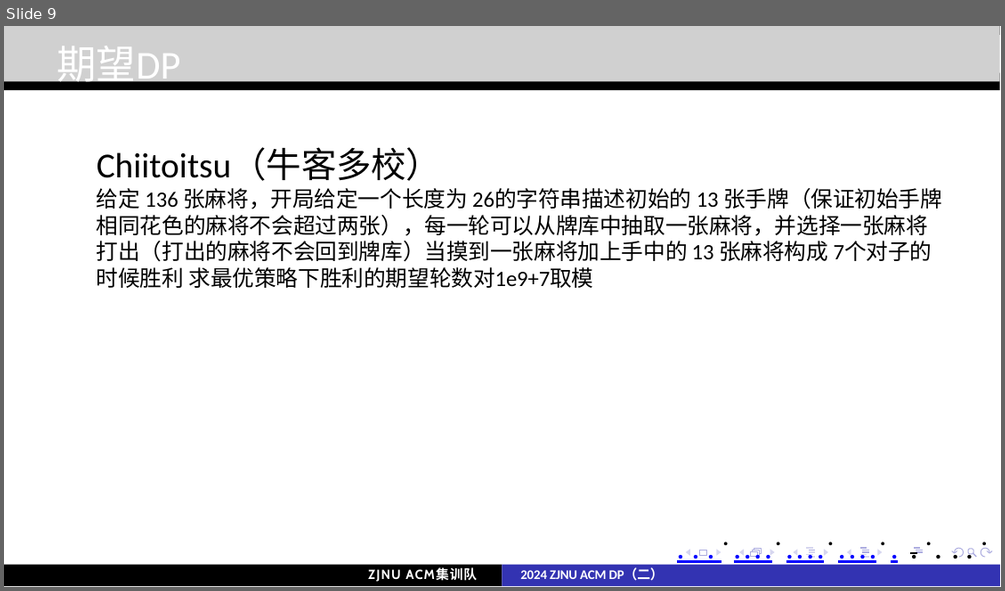
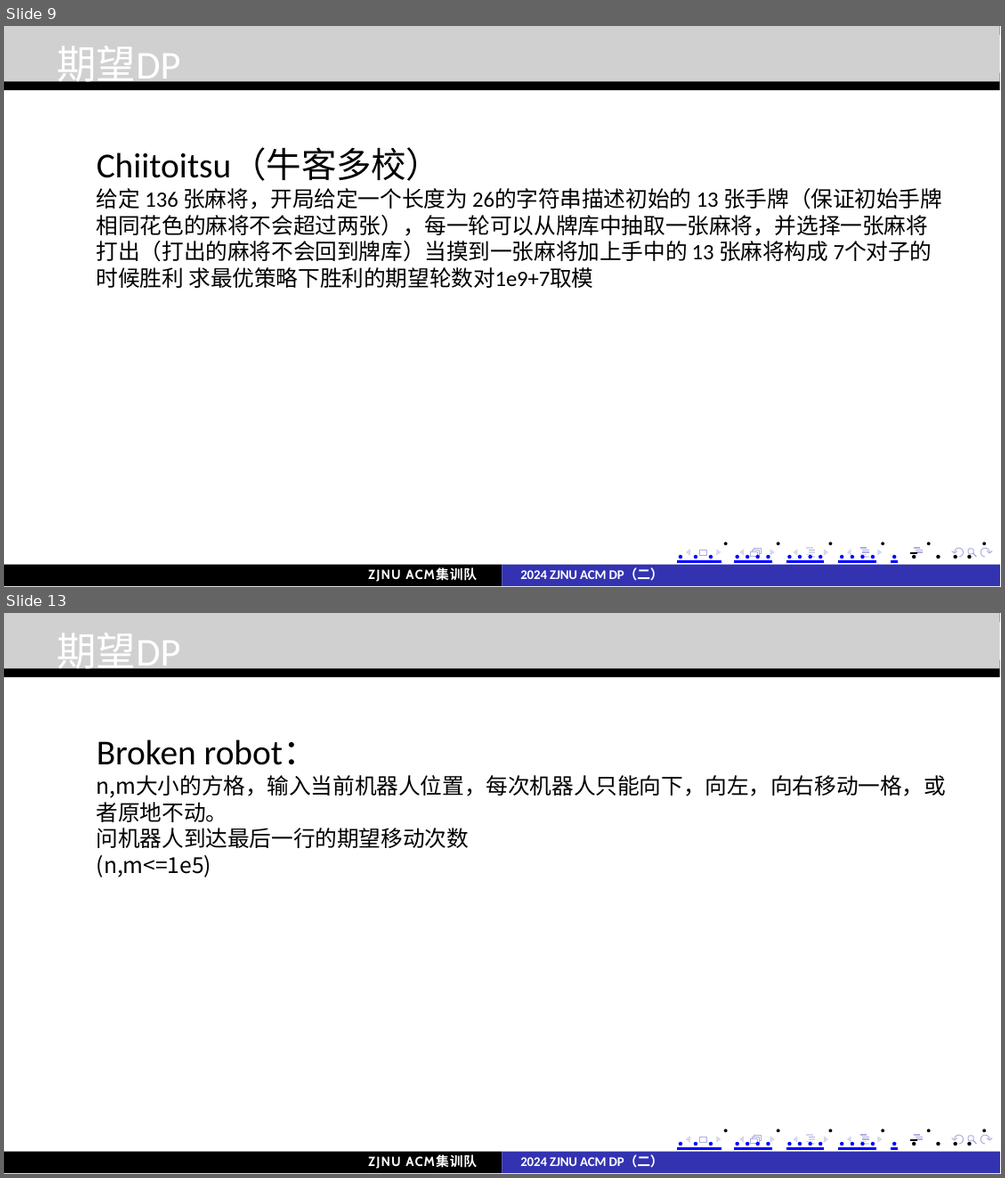
Before and after one commit to john1234567891011121314/moban, a slide deck: acm/讲课·dp/DP（二）.pptx. Shown one above the other, each under a label of ours: slide 9 before the commit, slides 9 and 13 after it; the slides between them are not shown. The pictures are 1005x591 and 1005x1178 pixels, drawn with LibreOffice and Linux fonts; fonts in the diff are those of the drawing; grey boxes stand for pictures. Boxes give left, top, right and bottom in pixels: in the first picture for what was removed or moved away, otherwise in the second. Text is boxed around its words. In the diff, an @@ line names an element or a change of style, - is before the commit and + after.

```diff
--- a/acm/讲课·dp/DP（二）.pptx
+++ b/acm/讲课·dp/DP（二）.pptx
@@ slide 13 added at (x1=4, y1=613, x2=1001, y2=1174), background #FFFFFF; not listed: 30 template elements that a slide beside it also shows @@
@@ picture added at (x1=4, y1=613, x2=999, y2=668) @@
@@ text added at (x1=57, y1=633, x2=180, y2=675), 18 pt, text #FFFFFF @@
+期望DP
@@ text added at (x1=97, y1=739, x2=946, y2=877), 10 pt, text #000000 @@
+Broken robot：
+n,m大小的方格，输入当前机器人位置，每次机器人只能向下，向左，向右移动一格，或者原地不动。
+问机器人到达最后一行的期望移动次数
+(n,m<=1e5)
@@ freeform shape added at (x1=4, y1=1151, x2=502, y2=1174), fill #000000 @@
@@ text added at (x1=368, y1=1154, x2=477, y2=1168), 6 pt, text #FFFFFF, bold @@
+ZJNU ACM集训队
@@ freeform shape added at (x1=502, y1=1151, x2=999, y2=1174), fill #3333B2 @@
@@ text added at (x1=520, y1=1154, x2=663, y2=1167), 12 pt, text #0000FF, bold @@
+. . . ................. . .. . . .
+2024 ZJNU ACM DP（二）
```
Also in this commit, not shown: 3 other slides added, 1 other file.
